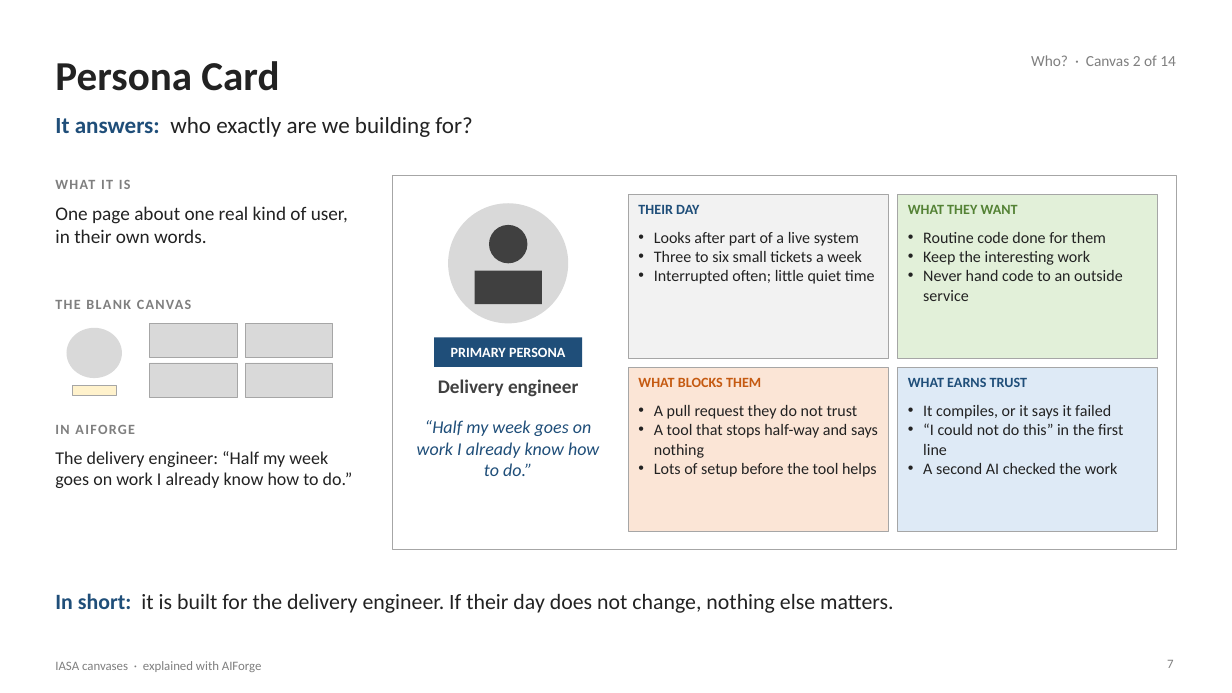
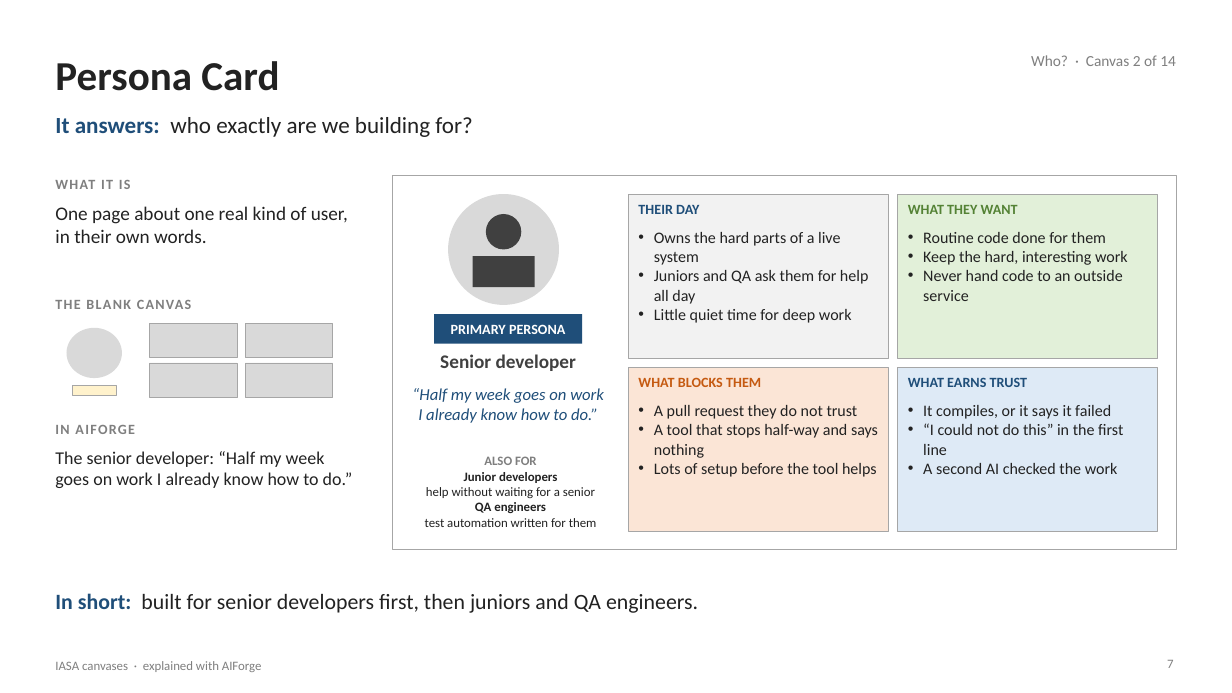
Before and after one commit to Manikanta-Reddy-Pasala/tools, a slide deck: slide 7 of course/iasa-aiforge/IASA-Canvases-with-AIForge.pptx. Drawn at 1232x693 pixels with LibreOffice and Linux fonts; fonts in the diff are those of the drawing. Boxes give left, top, right and bottom in pixels: in the first picture for what was removed or moved away, otherwise in the second. Text is boxed around its words. In the diff, an @@ line names an element or a change of style, - is before the commit and + after.

```diff
--- a/course/iasa-aiforge/IASA-Canvases-with-AIForge.pptx
+++ b/course/iasa-aiforge/IASA-Canvases-with-AIForge.pptx
@@ ellipse: place and size @@
-ellipse at (448,203,568,323)
+ellipse at (448,194,559,305)
@@ ellipse: place and size @@
-ellipse at (489,225,528,263)
+ellipse at (486,214,521,250)
@@ text at (654,232,868,323): text changed @@
-• Looks after part of a live system
-• Three to six small tickets a week
-• Interrupted often; little quiet time
+• Owns the hard parts of a live system
+• Juniors and QA ask them for help all day
+• Little quiet time for deep work
@@ rectangle: place and size @@
-rectangle at (475,271,543,304)
+rectangle at (472,256,534,287)
@@ text at (923,251,1128,265): text changed @@
-• Keep the interesting work
+• Keep the hard, interesting work
@@ text "PRIMARY PERSONA": place and size @@
-text "PRIMARY PERSONA" at (451,347,565,357)
+text "PRIMARY PERSONA" at (451,324,565,334)
@@ rectangle: place and size @@
-rectangle at (434,337,582,367)
+rectangle at (434,314,582,344)
@@ text added at (440,354,576,371), 15 pt, text #404040, bold @@
+Senior developer
@@ text "“Half my week goes on ...": place and size @@
-text "“Half my week goes on ..." at (417,420,599,476)
+text "“Half my week goes on ..." at (412,388,604,423)
@@ text "“Half my week goes on ..." at (412,388,604,423): size 14 to 13 pt @@
@@ text removed at (438,379,578,397) @@
-Delivery engineer
@@ text at (55,451,353,488): text changed @@
-The delivery engineer: “Half my week goes on work I already know how to do.”
+The senior developer: “Half my week goes on work I already know how to do.”
@@ text added at (425,456,597,527), 10 pt, text #222222 @@
+ALSO FOR
+Junior developers
+help without waiting for a senior
+QA engineers
+test automation written for them
@@ text at (55,593,698,613): text changed @@
-In short: it is built for the delivery engineer. If their day does not change, nothing else matters.
+In short: built for senior developers first, then juniors and QA engineers.
```
Also in this commit, not shown: 7 other slides changed, 2 other files.
